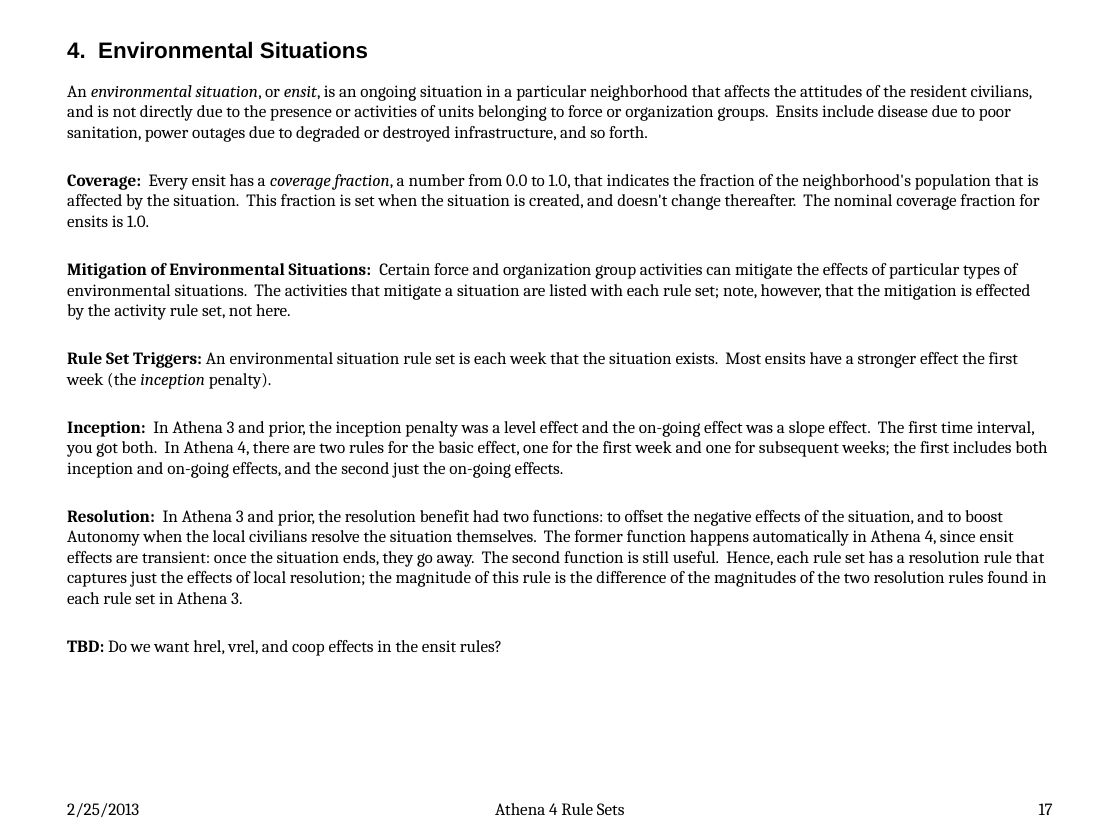
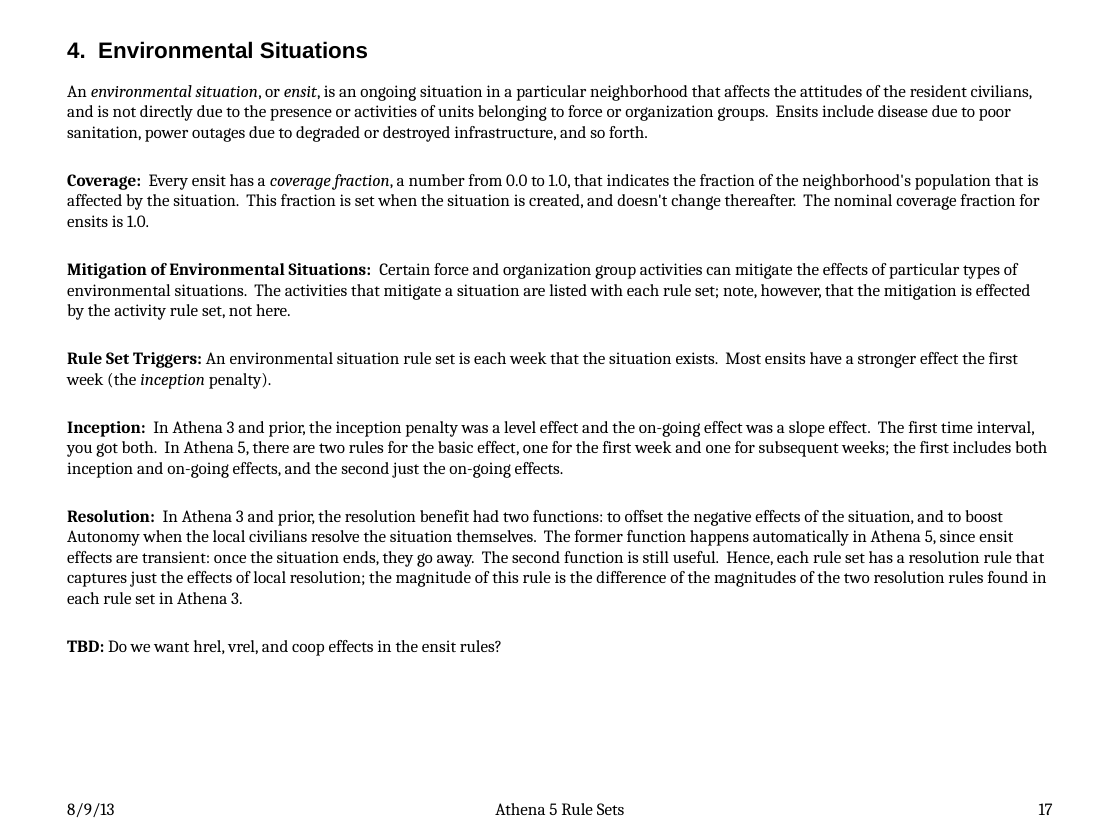
Before and after one commit to AthenaModel/athena-legacy, a slide deck: slide 17 of docs/dev/rules.pptx. Drawn at 1120x840 pixels with LibreOffice and Linux fonts; fonts in the diff are those of the drawing. Boxes give left, top, right and bottom in pixels: in the first picture for what was removed or moved away, otherwise in the second. Text is boxed around its words. In the diff, an @@ line names an element or a change of style, - is before the commit and + after.

Commit message:
Updated rules document for Athena 5.1

```diff
--- a/docs/dev/rules.pptx
+++ b/docs/dev/rules.pptx
@@ text at (x1=67, y1=421, x2=1047, y2=604): text changed @@
-Inception: In Athena 3 and prior, the inception penalty was a level effect and the on-going effect was a slope effect. The first time interval, you got both. In Athena 4, there are two rules for the basic effect, one for the first week and one for subsequent weeks; the first includes both inception and on-going effects, and the second just the on-going effects.
-Resolution: In Athena 3 and prior, the resolution benefit had two functions: to offset the negative effects of the situation, and to boost Autonomy when the local civilians resolve the situation themselves. The former function happens automatically in Athena 4, since ensit effects are transient: once the situation ends, they go away. The second function is still useful. Hence, each rule set has a resolution rule that captures just the effects of local resolution; the magnitude of this rule is the difference of the magnitudes of the two resolution rules found in each rule set in Athena 3.
+Inception: In Athena 3 and prior, the inception penalty was a level effect and the on-going effect was a slope effect. The first time interval, you got both. In Athena 5, there are two rules for the basic effect, one for the first week and one for subsequent weeks; the first includes both inception and on-going effects, and the second just the on-going effects.
+Resolution: In Athena 3 and prior, the resolution benefit had two functions: to offset the negative effects of the situation, and to boost Autonomy when the local civilians resolve the situation themselves. The former function happens automatically in Athena 5, since ensit effects are transient: once the situation ends, they go away. The second function is still useful. Hence, each rule set has a resolution rule that captures just the effects of local resolution; the magnitude of this rule is the difference of the magnitudes of the two resolution rules found in each rule set in Athena 3.
@@ text at (x1=67, y1=803, x2=114, y2=817): text changed @@
-2/25/2013
+8/9/13
@@ text at (x1=495, y1=803, x2=625, y2=815): text changed @@
-Athena 4 Rule Sets
+Athena 5 Rule Sets
```
Also in this commit, not shown: 82 other slides changed.
